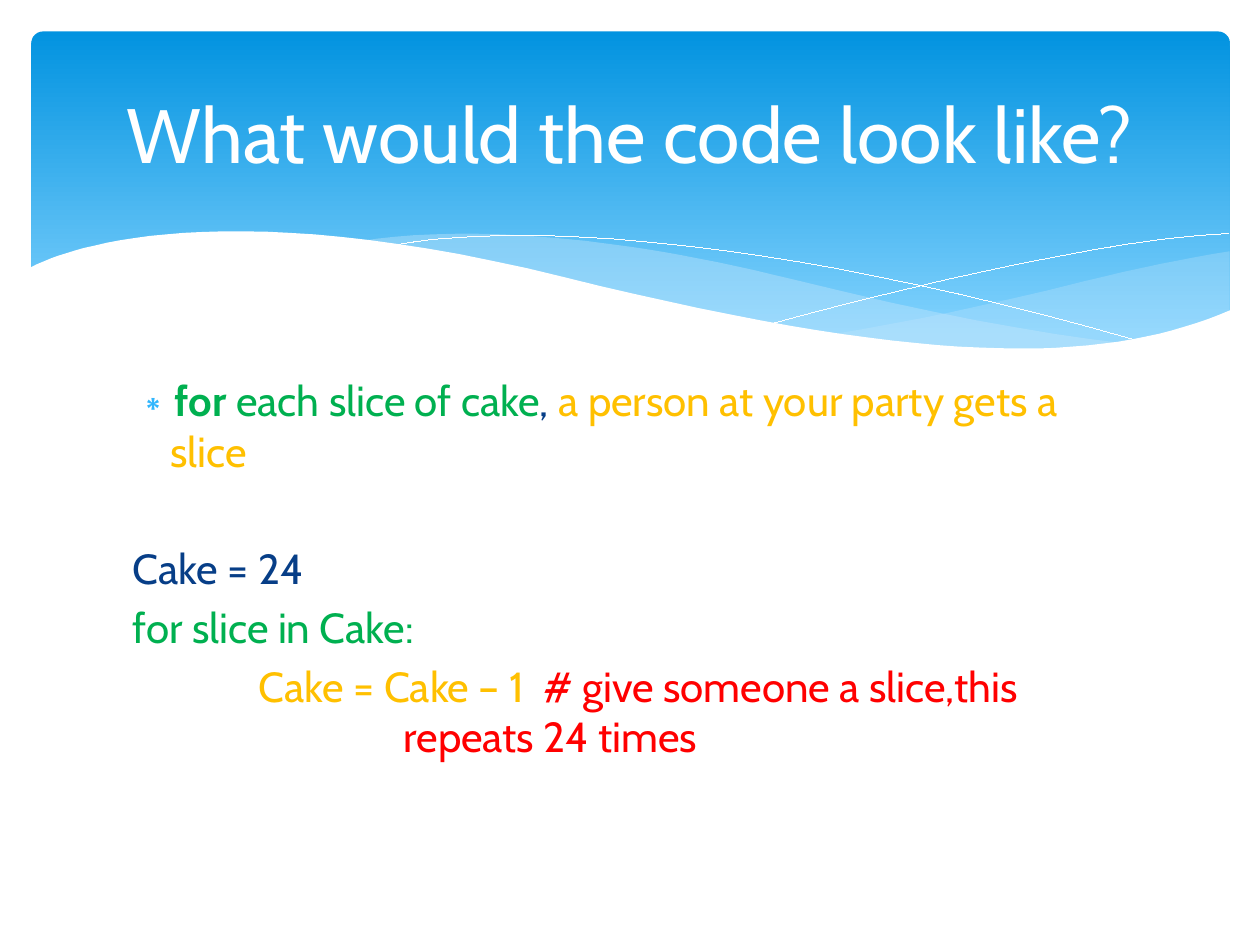
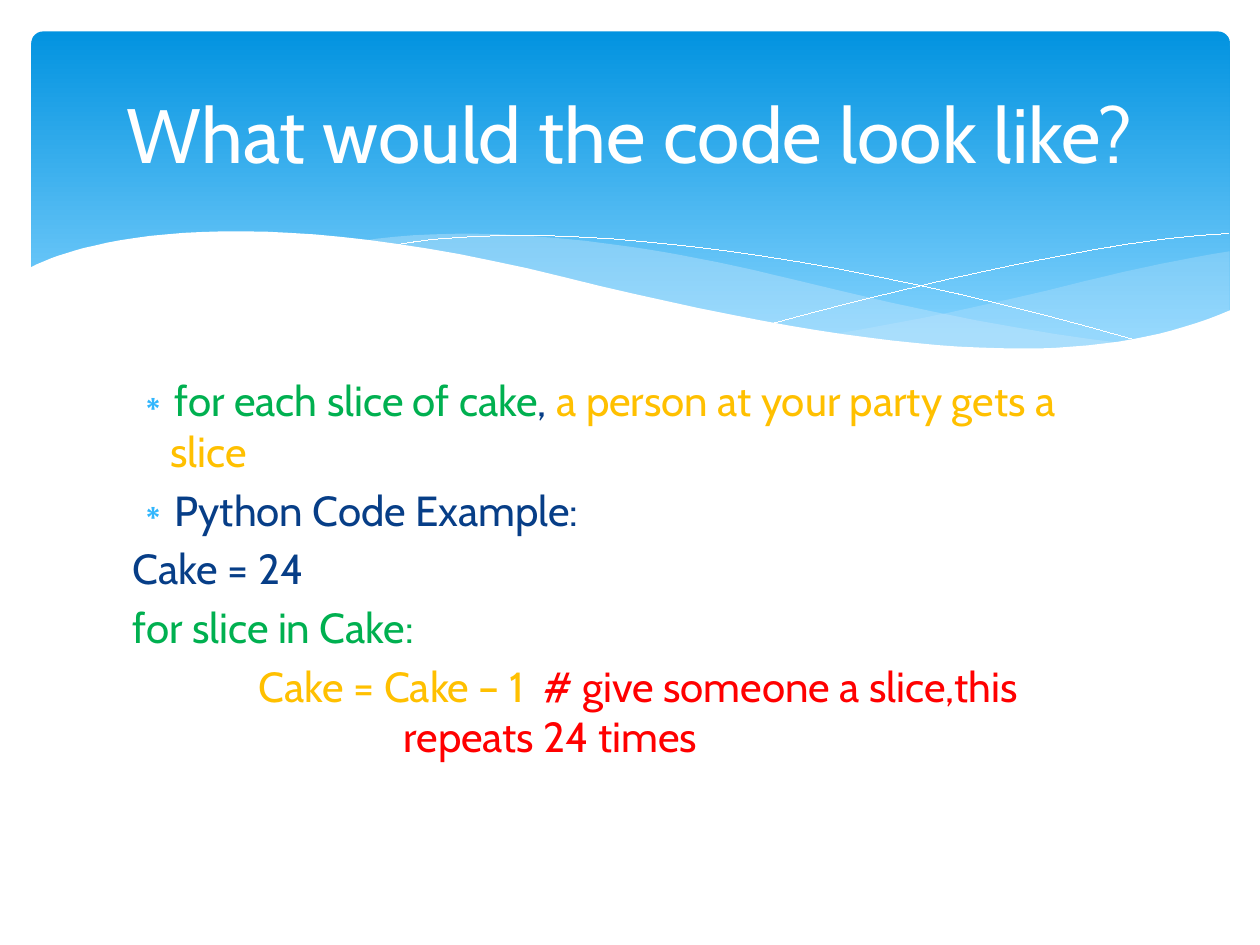
Before and after one commit to Cheyrenne/Python-and-Game-Coding, a slide deck: slide 5 of For Loop Resource.pptx. Drawn at 1260x945 pixels with LibreOffice and Linux fonts; fonts in the diff are those of the drawing. Boxes give left, top, right and bottom in pixels: in the first picture for what was removed or moved away, otherwise in the second. Text is boxed around its words. In the diff, an @@ line names an element or a change of style, - is before the commit and + after.

```diff
--- a/For Loop Resource.pptx
+++ b/For Loop Resource.pptx
@@ text at (171, 384, 1055, 468): bold off in "for" @@
@@ text at (175, 494, 578, 536): paragraph added @@
+∗ Python Code Example:
```
Also in this commit, not shown: 3 other slides changed.
